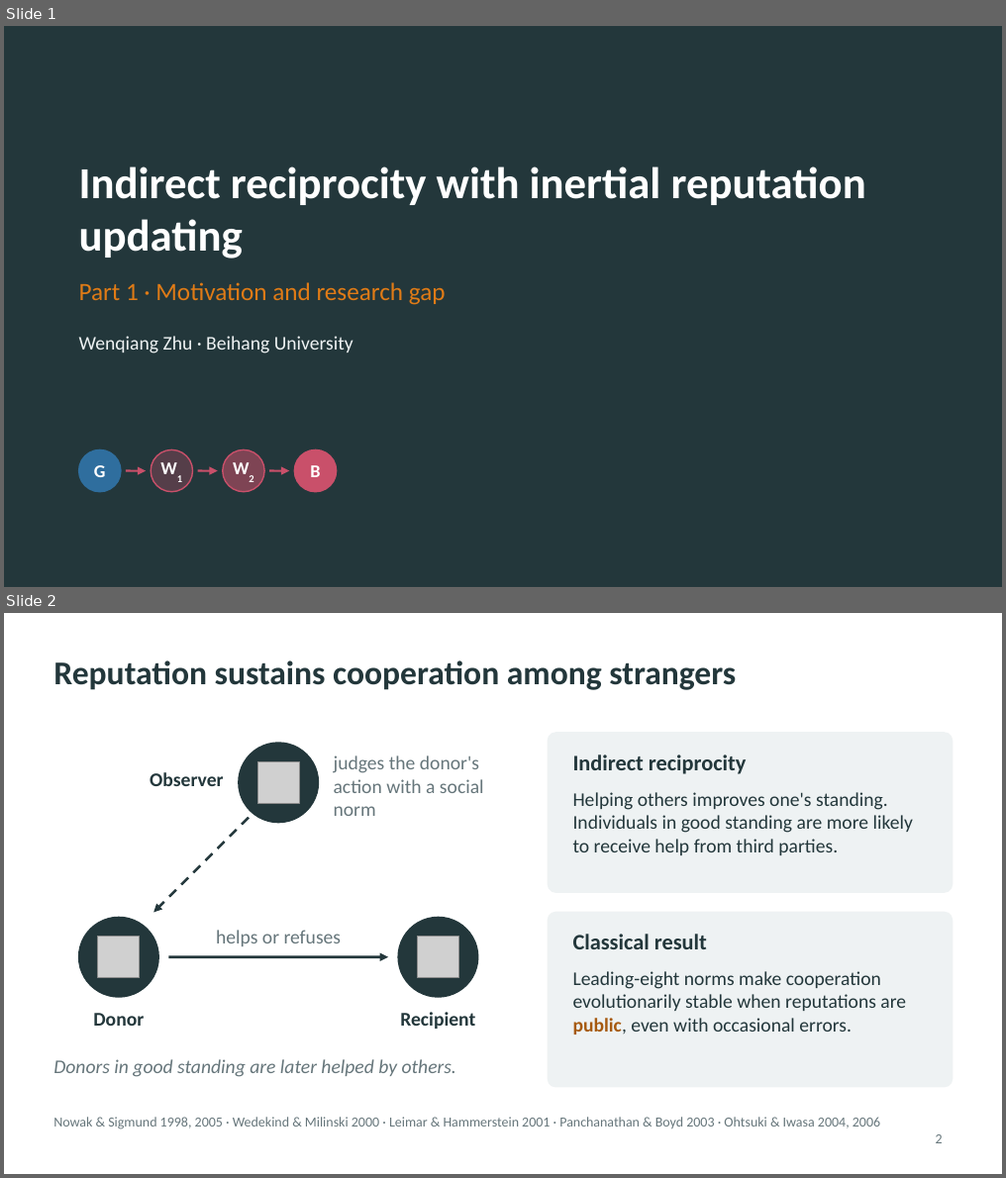
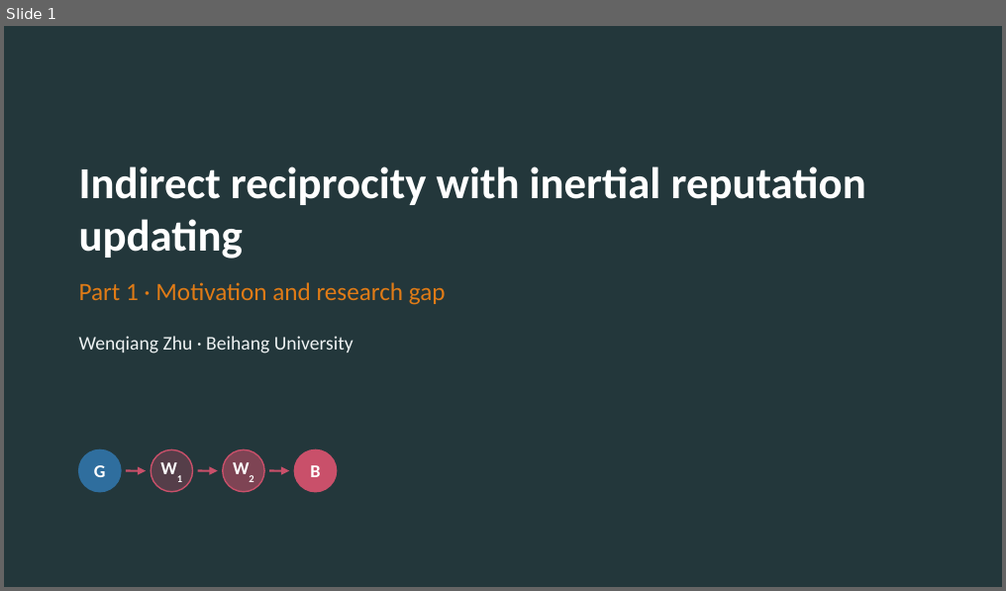
Before and after one commit to JoeWynn7/IR_paper, a slide deck: Slides/IR_motivation_section.pptx. Shown one above the other, each under a label of ours: slides 1 and 2 before the commit, slide 1 after it. The pictures are 1006x1178 and 1006x591 pixels, drawn with LibreOffice and Linux fonts; fonts in the diff are those of the drawing; grey boxes stand for pictures. Boxes give left, top, right and bottom in pixels: in the first picture for what was removed or moved away, otherwise in the second. Text is boxed around its words. In the diff, an @@ line names an element or a change of style, - is before the commit and + after.

```diff
--- a/Slides/IR_motivation_section.pptx
+++ b/Slides/IR_motivation_section.pptx
@@ slide 2 removed at (4,613,1002,1174), background #FFFFFF @@
@@ title removed at (54,661,736,690) @@
-Reputation sustains cooperation among strangers
@@ ellipse removed at (239,743,319,823) @@
@@ text removed at (334,756,484,816) @@
-judges the donor's action with a social norm
@@ rounded rectangle removed at (548,733,952,892) @@
@@ text removed at (573,755,746,774) @@
-Indirect reciprocity
@@ text removed at (150,772,224,786) @@
-Observer
@@ picture removed at (257,761,299,804) @@
@@ arrow removed from (249, 818) to (153, 912) @@
@@ text removed at (573,792,913,856) @@
-Helping others improves one's standing. Individuals in good standing are more likely to receive help from third parties.
@@ ellipse removed at (79,917,158,997) @@
@@ picture removed at (98,937,140,978) @@
@@ text removed at (216,930,342,947) @@
-helps or refuses
@@ ellipse removed at (398,917,478,997) @@
@@ picture removed at (417,937,459,978) @@
@@ rounded rectangle removed at (548,912,952,1087) @@
@@ text removed at (573,934,707,950) @@
-Classical result
@@ arrow removed from (168, 958) to (388, 958) @@
@@ text removed at (573,971,906,1035) @@
-Leading-eight norms make cooperation evolutionarily stable when reputations are public, even with occasional errors.
@@ text removed at (93,1013,144,1026) @@
-Donor
@@ text removed at (400,1012,475,1029) @@
-Recipient
@@ text removed at (54,1059,456,1077) @@
-Donors in good standing are later helped by others.
@@ text removed at (54,1117,880,1130) @@
-Nowak & Sigmund 1998, 2005 · Wedekind & Milinski 2000 · Leimar & Hammerstein 2001 · Panchanathan & Boyd 2003 · Ohtsuki & Iwasa 2004, 2006
@@ page number removed at (936,1135,943,1144) @@
-2
```
Also in this commit, not shown: 1 slide changed, 5 slides added, 6 other slides removed, 21 other files.
